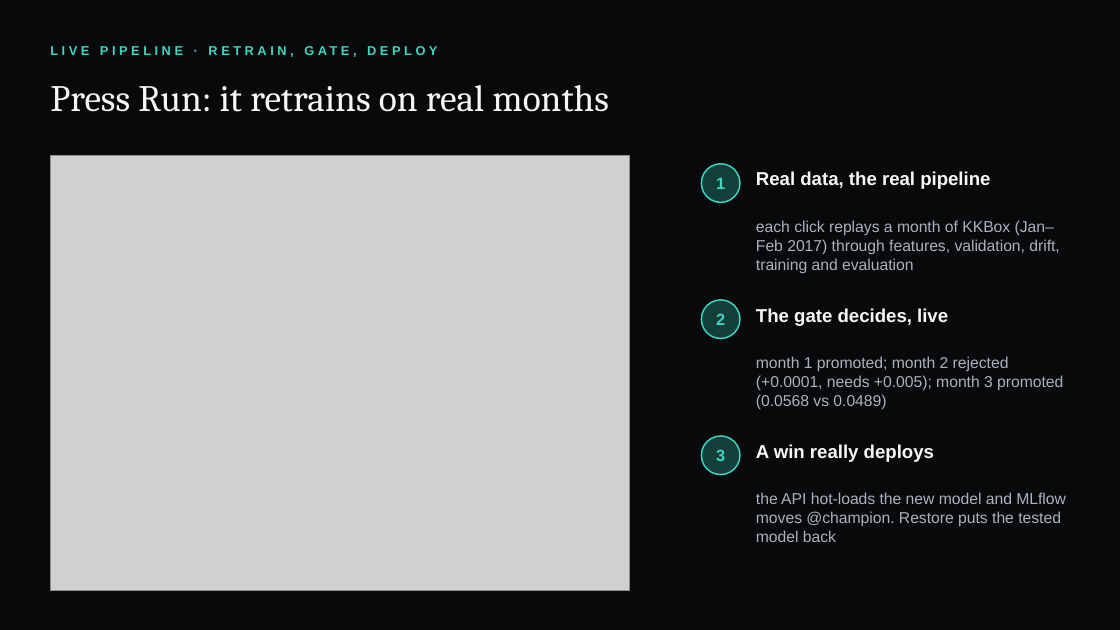
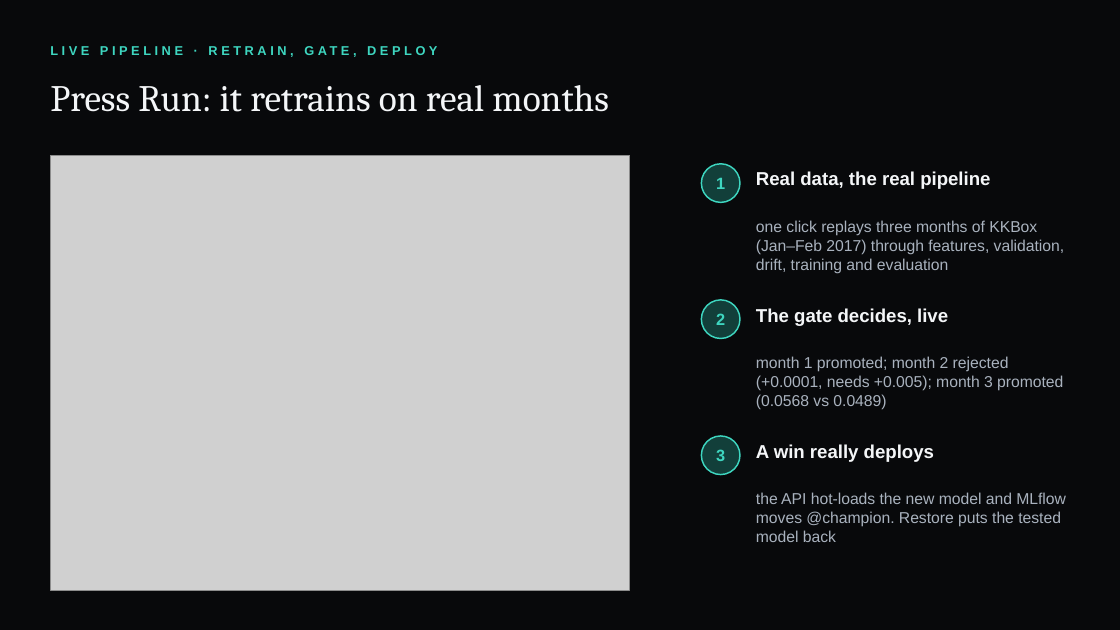
Before and after one commit to markandeyavarma3-lab/subscriber-dropout-detection, a slide deck: slide 8 of docs/viva/slides.pptx. Drawn at 1120x630 pixels with LibreOffice and Linux fonts; fonts in the diff are those of the drawing; grey boxes stand for pictures. Boxes give left, top, right and bottom in pixels: in the first picture for what was removed or moved away, otherwise in the second. Text is boxed around its words. In the diff, an @@ line names an element or a change of style, - is before the commit and + after.

```diff
--- a/docs/viva/slides.pptx
+++ b/docs/viva/slides.pptx
@@ text at (x1=756, y1=220, x2=1065, y2=274): text changed @@
-each click replays a month of KKBox (Jan–Feb 2017) through features, validation, drift, training and evaluation
+one click replays three months of KKBox (Jan–Feb 2017) through features, validation, drift, training and evaluation
```
Also in this commit, not shown: 4 other files.
